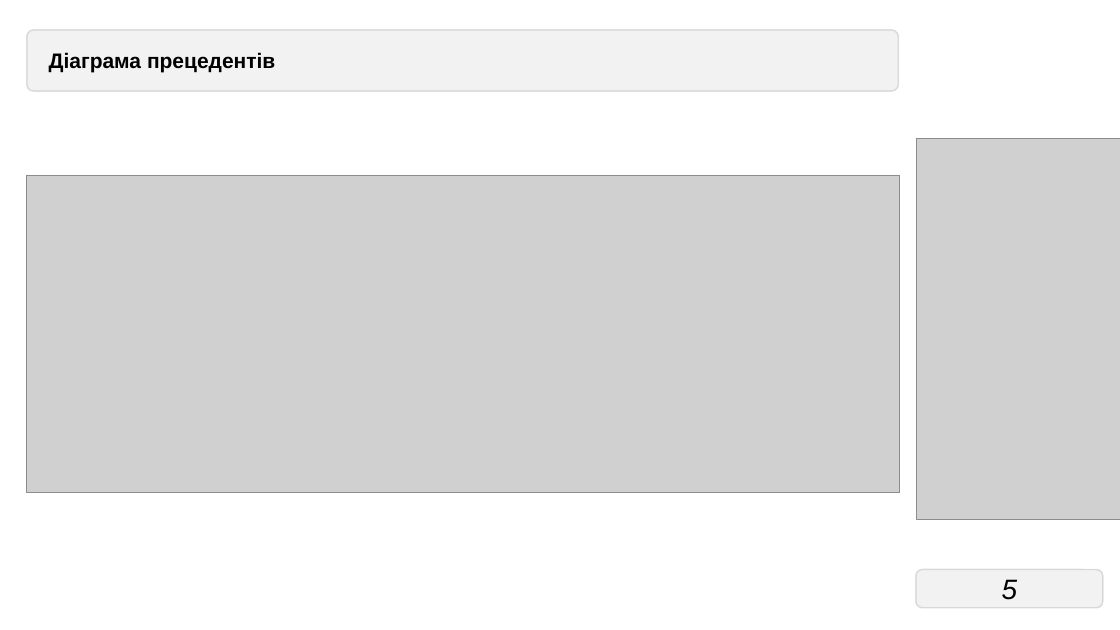
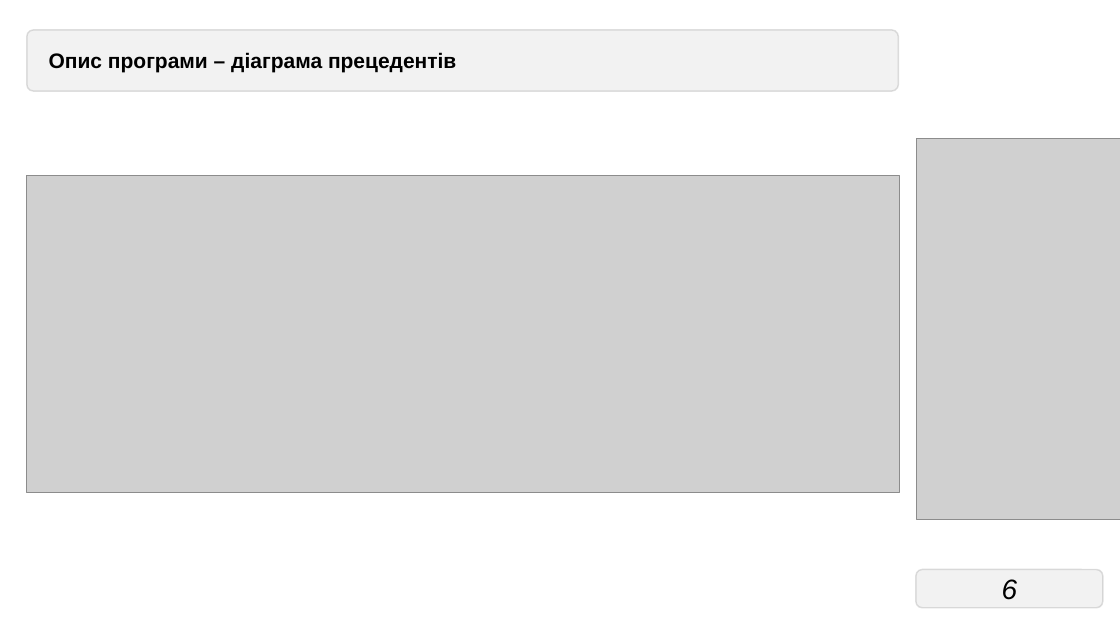
Before and after one commit to Dar-Tei/GuessTheColorGame, a slide deck: slide 6 of Курсова робота(Виступ)Журба О.Р. ПЗ-32-1ду.pptx (slide 5 before the commit). Drawn at 1120x630 pixels with LibreOffice and Linux fonts; fonts in the diff are those of the drawing; grey boxes stand for pictures. Boxes give left, top, right and bottom in pixels: in the first picture for what was removed or moved away, otherwise in the second. Text is boxed around its words. In the diff, an @@ line names an element or a change of style, - is before the commit and + after.

```diff
--- a/Курсова робота(Виступ)Журба О.Р. ПЗ-32-1ду.pptx
+++ b/Курсова робота(Виступ)Журба О.Р. ПЗ-32-1ду.pptx
@@ text in rounded rectangle at [49, 52, 456, 73]: text changed @@
-Діаграма прецедентів
+Опис програми – діаграма прецедентів
@@ page number at [1002, 579, 1018, 600]: text changed @@
-5
+6
```
Also in this commit, not shown: 7 other slides changed, 1 slide added, 1 other file.
